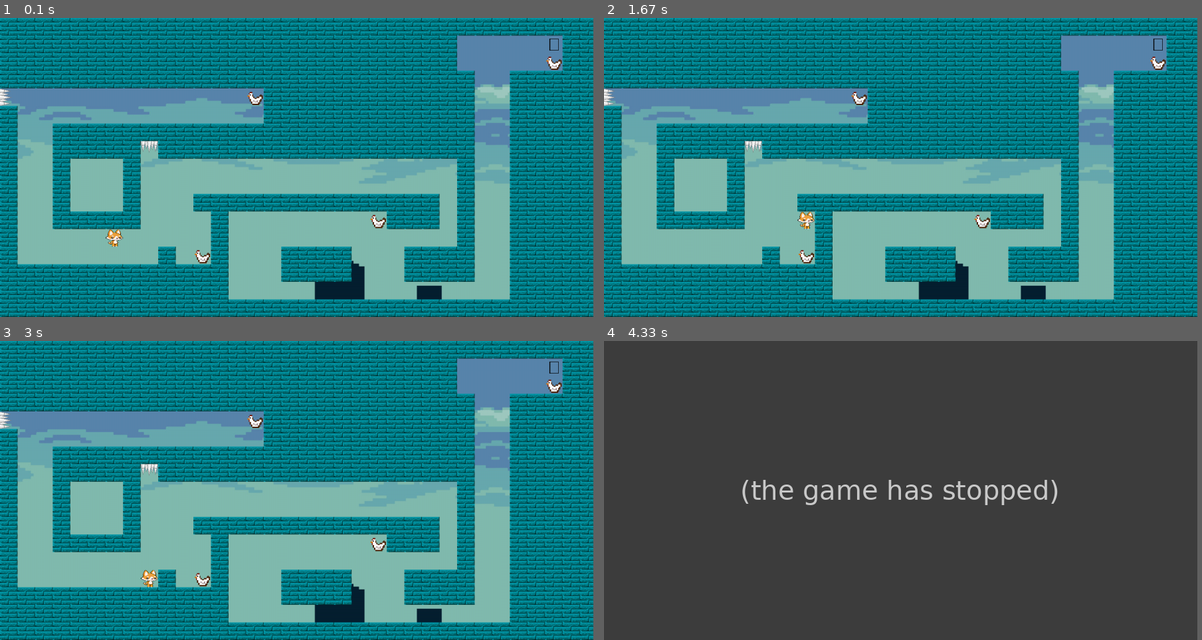
Above: before the commit, frames 1-4 (two rows, left to right).
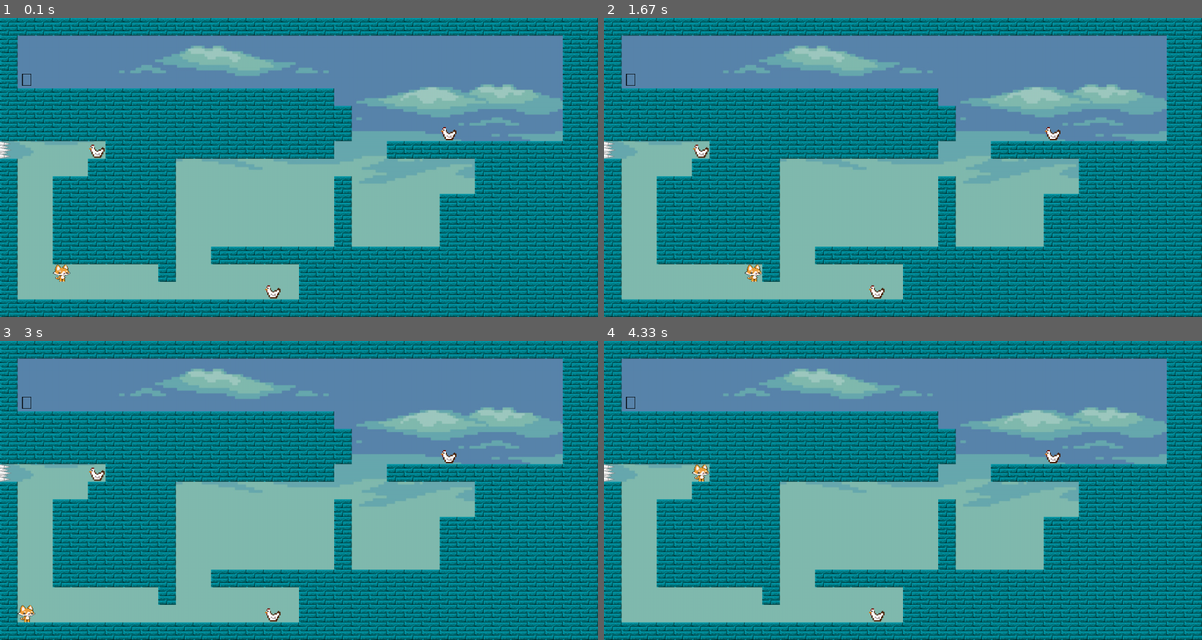
Above: after the commit, the same moments.

Repository: arcanjob/Fox-a-raposa
Game: pygame game, started from Novo_jogo.py
The game is run twice, just before and just after one commit, with the same random seed, the same clock (stepped at 60 frames per second) and the same inputs.
Inputs:
- Up to frame 1 (0.1 s): no input
- Up to frame 2 (1.67 s): hold Right 0.33-0.8 s; hold Up 0.83-1.13 s
- Up to frame 3 (3 s): hold Left 1.67-2.2 s; hold Down 2.23-2.53 s
- Up to frame 4 (4.33 s): hold Up 3-3.37 s; hold Right 3.4-4.03 s
In our replay, the window is 893x450 before the commit and 900x450 after it. These sizes can differ from the game's own. Grey fills any space a smaller window leaves; there, only what the larger window draws over its background counts as a difference.

The runs differ from the first frame. In frame 1, 48% of the frame differs, in the area x 0-100%, y 0-100%; in frame 2, 48%; in frame 3, 48%; in frame 4, 100%.
Before the commit the program exited at 3.22 s; later frames show no game.

Commit message:
VOLTANDO O MAPA

Diff:
--- a/Novo_jogo.py
+++ b/Novo_jogo.py
@@ -126,7 +126,9 @@
         for colisao in colisoes:
             pontos +=1
             if pontos == n_galinhas:
+
                 estado_do_jogo = vitoria
+
                 return estado_do_jogo
 
         #COLISAO COM OS ESPINHOS
--- a/Variaveis_e_funcoes.py
+++ b/Variaveis_e_funcoes.py
@@ -25,7 +25,7 @@
 TITULO = 'Fox, a raposa'
 
 #Variáveis de dimensionamento da janela principal, largura e altura
-largura = 1350
+largura = 1360
 altura = 680
 
 #Define o tamanho dos azulejos do jogo (o piso)
@@ -73,25 +73,24 @@
 
 
 #O mapa em si, em que cada variável acima é chamada e preeenche um espaço do mapa
-MAPA= [
+MAPA = [
     [B,B,B,B,B,B,B,B,B,B,B,B,B,B,B,B,B,B,B,B,B,B,B,B,B,B,B,B,B,B,B,B,B,B],
-    [B,B,B,B,B,B,B,B,B,B,B,B,B,B,B,B,B,B,B,B,B,B,B,B,B,B,V,V,V,V,V,O,B,B],
-    [B,B,B,B,B,B,B,B,B,B,B,B,B,B,B,B,B,B,B,B,B,B,B,B,B,B,V,V,V,V,V,G,B,B],
-    [B,B,B,B,B,B,B,B,B,B,B,B,B,B,B,B,B,B,B,B,B,B,B,B,B,B,B,V,V,B,B,B,B,B],
-    [ED,V,V,V,V,V,V,V,V,V,V,V,V,V,G,B,B,B,B,B,B,B,B,B,B,B,B,V,V,B,B,B,B,B],
-    [B,V,V,V,V,V,V,V,V,V,V,V,V,V,V,B,B,B,B,B,B,B,B,B,B,B,B,V,V,B,B,B,B,B],
-    [B,V,V,B,B,B,B,B,B,B,B,B,B,B,B,B,B,B,B,B,B,B,B,B,B,B,B,V,V,B,B,B,B,B],
-    [B,V,V,B,B,B,B,B,EB,B,B,B,B,B,B,B,B,B,B,B,B,B,B,B,B,B,B,V,V,B,B,B,B,B],
-    [B,V,V,B,V,V,V,B,V,V,V,V,V,V,V,V,V,V,V,V,V,V,V,V,V,V,B,V,V,B,B,B,B,B],
-    [B,V,V,B,V,V,V,B,V,V,V,V,V,V,V,V,V,V,V,V,V,V,V,V,V,V,B,V,V,B,B,B,B,B],
-    [B,V,V,B,V,V,V,B,V,V,V,B,B,B,B,B,B,B,B,B,B,B,B,B,B,V,B,V,V,B,B,B,B,B],
-    [B,V,V,B,B,B,B,B,V,V,V,V,B,V,V,V,V,V,V,V,V,G,B,B,B,V,B,V,V,B,B,B,B,B],
-    [B,V,V,V,V,V,V,V,V,V,V,V,B,V,V,V,V,V,V,V,V,V,V,V,V,V,B,V,V,B,B,B,B,B],
-    [B,V,V,V,V,V,R,V,V,B,V,G,B,V,V,V,B,B,B,B,V,V,V,B,B,B,B,V,V,B,B,B,B,B],
-    [B,B,B,B,B,B,B,B,B,B,B,B,B,V,V,V,B,B,B,B,V,V,V,B,B,B,B,V,V,B,B,B,B,B],
-    [B,B,B,B,B,B,B,B,B,B,B,B,B,V,V,V,V,V,V,V,V,V,V,V,V,V,V,V,V,B,B,B,B,B],
+    [B,V,V,V,V,V,V,V,V,V,V,V,V,V,V,V,V,V,V,V,V,V,V,V,V,V,V,V,V,V,V,V,B,B],
+    [B,V,V,V,V,V,V,V,V,V,V,V,V,V,V,V,V,V,V,V,V,V,V,V,V,V,V,V,V,V,V,V,B,B],
+    [B,O,V,V,V,V,V,V,V,V,V,V,V,V,V,V,V,V,V,V,V,V,V,V,V,V,V,V,V,V,V,V,B,B],
+    [B,B,B,B,B,B,B,B,B,B,B,B,B,B,B,B,B,B,B,V,V,V,V,V,V,V,V,V,V,V,V,V,B,B],
+    [B,B,B,B,B,B,B,B,B,B,B,B,B,B,B,B,B,B,B,B,V,V,V,V,V,V,V,V,V,V,V,V,B,B],
+    [B,B,B,B,B,B,B,B,B,B,B,B,B,B,B,B,B,B,B,B,V,V,V,V,V,G,V,V,V,V,V,V,B,B],
+    [ED,V,V,V,V,G,B,B,B,B,B,B,B,B,B,B,B,B,B,V,V,V,B,B,B,B,B,B,B,B,B,B,B,B],
+    [B,V,V,V,V,B,B,B,B,B,V,V,V,V,V,V,V,V,V,V,V,V,V,V,V,V,V,B,B,B,B,B,B,B],
+    [B,V,V,B,B,B,B,B,B,B,V,V,V,V,V,V,V,V,V,B,V,V,V,V,V,V,V,B,B,B,B,B,B,B],
+    [B,V,V,B,B,B,B,B,B,B,V,V,V,V,V,V,V,V,V,B,V,V,V,V,V,B,B,B,B,B,B,B,B,B],
+    [B,V,V,B,B,B,B,B,B,B,V,V,V,V,V,V,V,V,V,B,V,V,V,V,V,B,B,B,B,B,B,B,B,B],
+    [B,V,V,B,B,B,B,B,B,B,V,V,V,V,V,V,V,V,V,B,V,V,V,V,V,B,B,B,B,B,B,B,B,B],
+    [B,V,V,B,B,B,B,B,B,B,V,V,B,B,B,B,B,B,B,B,B,B,B,B,B,B,B,B,B,B,B,B,B,B],
+    [B,V,V,V,V,V,V,V,V,B,V,V,V,V,V,V,V,B,B,B,B,B,B,B,B,B,B,B,B,B,B,B,B,B],
+    [B,V,V,R,V,V,V,V,V,V,V,V,V,V,V,G,V,B,B,B,B,B,B,B,B,B,B,B,B,B,B,B,B,B],
     [B,B,B,B,B,B,B,B,B,B,B,B,B,B,B,B,B,B,B,B,B,B,B,B,B,B,B,B,B,B,B,B,B,B]]
-
 
 
 #Variáveis que irão ser usada para definir o estado do jogador
